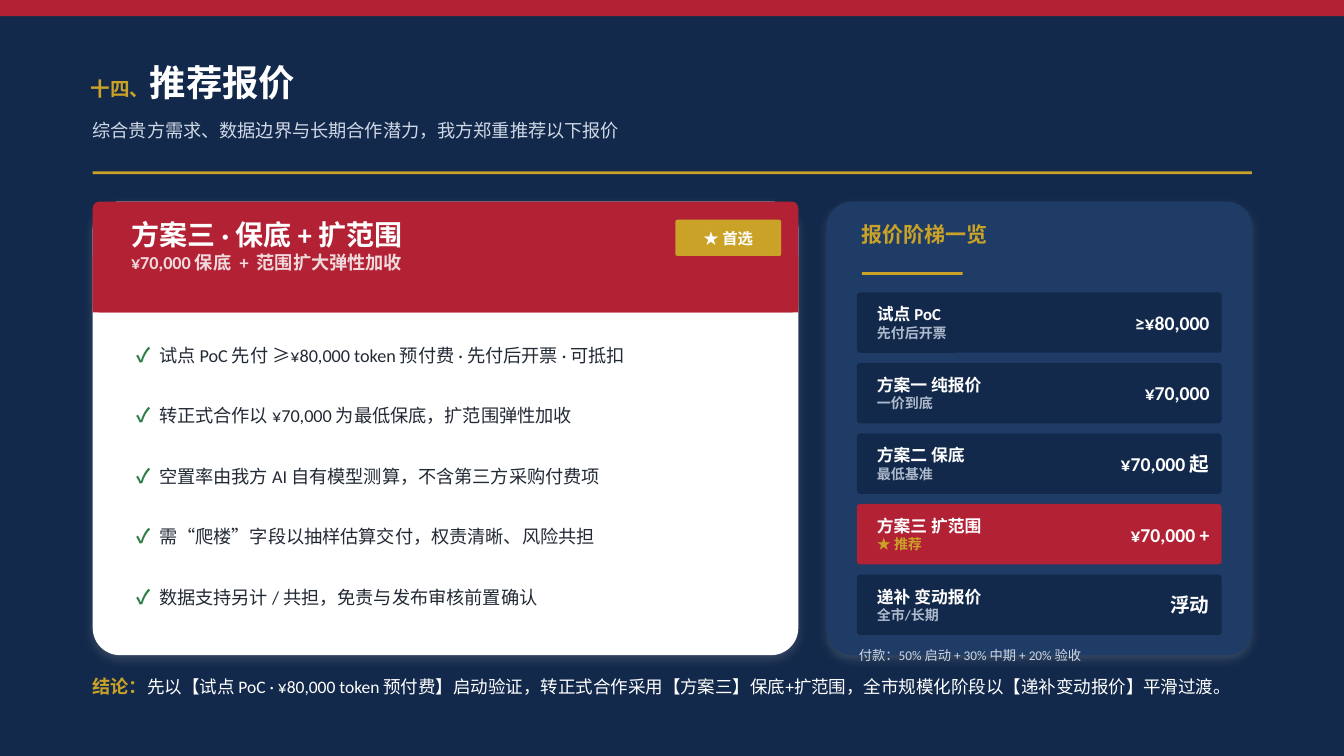
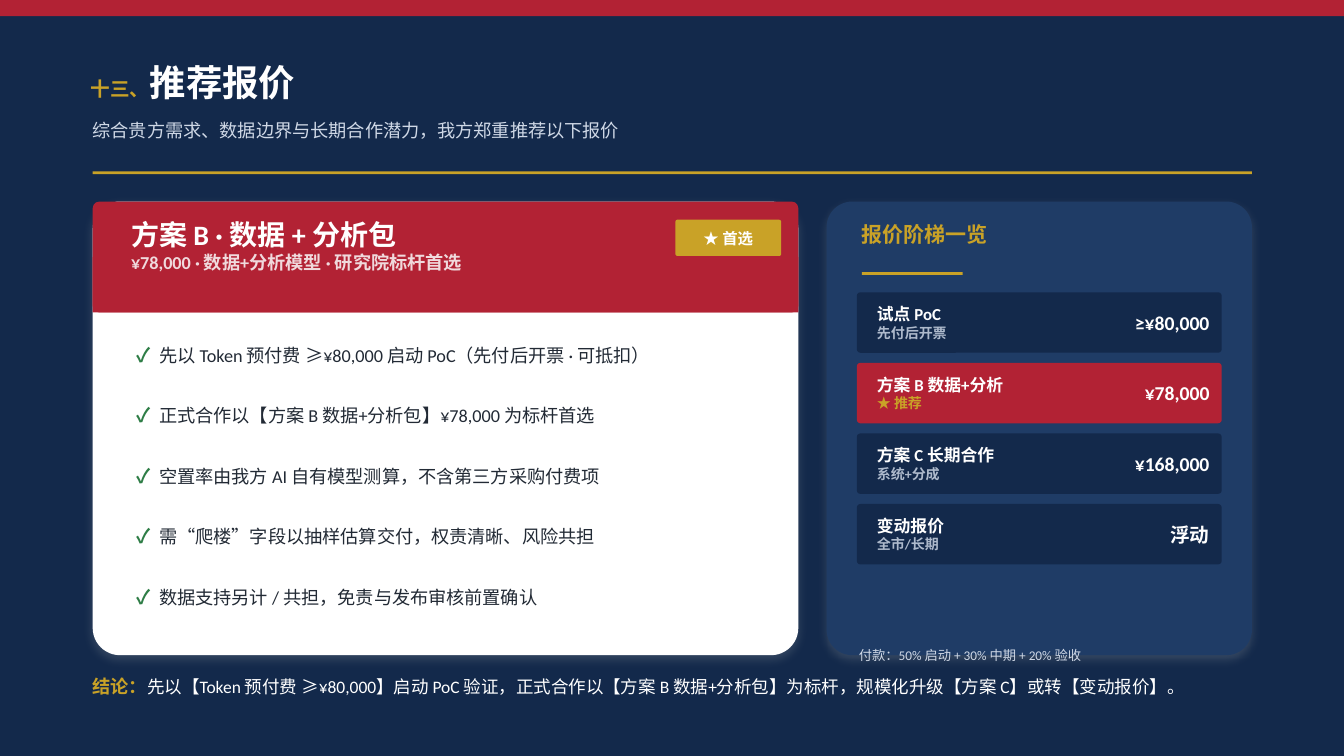
Before and after one commit to hujigang2010-maker/AIDEN, a slide deck: slide 14 of 易居研究院_复旦大学住房政策研究中心_合作方案.pptx (slide 17 before the commit). Drawn at 1344x756 pixels with LibreOffice and Linux fonts; fonts in the diff are those of the drawing. Boxes give left, top, right and bottom in pixels: in the first picture for what was removed or moved away, otherwise in the second. Text is boxed around its words. In the diff, an @@ line names an element or a change of style, - is before the commit and + after.

```diff
--- a/易居研究院_复旦大学住房政策研究中心_合作方案.pptx
+++ b/易居研究院_复旦大学住房政策研究中心_合作方案.pptx
@@ text at (x1=91, y1=65, x2=296, y2=100): text changed @@
-十四、推荐报价
+十三、推荐报价
@@ text at (x1=131, y1=221, x2=462, y2=271): text changed @@
-方案三 · 保底 + 扩范围
-¥70,000 保底 + 范围扩大弹性加收
+方案 B · 数据 + 分析包
+¥78,000 · 数据+分析模型 · 研究院标杆首选
@@ text at (x1=159, y1=346, x2=650, y2=364): text changed @@
-✓ 试点 PoC 先付 ≥¥80,000 token 预付费 · 先付后开票 · 可抵扣
+✓ 先以 Token 预付费 ≥¥80,000 启动 PoC（先付后开票 · 可抵扣）
@@ rounded rectangle at (x1=857, y1=363, x2=1222, y2=423): fill #13294B to #B22234 @@
@@ text at (x1=877, y1=376, x2=1004, y2=409): text changed @@
-方案一 纯报价
-一价到底
+方案 B 数据+分析
+★ 推荐
@@ text at (x1=1145, y1=386, x2=1210, y2=403): text changed @@
-¥70,000
+¥78,000
@@ text at (x1=159, y1=406, x2=595, y2=424): text changed @@
-✓ 转正式合作以 ¥70,000 为最低保底，扩范围弹性加收
+✓ 正式合作以【方案 B 数据+分析包】¥78,000 为标杆首选
@@ text at (x1=877, y1=446, x2=994, y2=480): text changed @@
-方案二 保底
-最低基准
+方案 C 长期合作
+系统+分成
@@ text at (x1=1135, y1=457, x2=1210, y2=474): text changed @@
-¥70,000 起
+¥168,000
@@ rounded rectangle at (x1=857, y1=504, x2=1222, y2=565): fill #B22234 to #13294B @@
@@ text "浮动" moved from (x1=1170, y1=595, x2=1209, y2=614) to (x1=1170, y1=525, x2=1209, y2=544) @@
@@ text at (x1=877, y1=517, x2=944, y2=550): text changed; size 12 to 10 pt; text colour #FFFFFF to #AEBACC @@
-方案三 扩范围
-★ 推荐
+变动报价
+全市/长期
@@ text removed at (x1=1131, y1=529, x2=1196, y2=545) @@
-¥70,000 +
@@ rounded rectangle removed at (x1=857, y1=575, x2=1222, y2=635) @@
@@ text removed at (x1=877, y1=588, x2=981, y2=621) @@
-递补 变动报价
-全市/长期
@@ text at (x1=93, y1=677, x2=1184, y2=695): text changed @@
-结论：先以【试点 PoC · ¥80,000 token 预付费】启动验证，转正式合作采用【方案三】保底+扩范围，全市规模化阶段以【递补变动报价】平滑过渡。
+结论：先以【Token 预付费 ≥¥80,000】启动 PoC 验证，正式合作以【方案 B 数据+分析包】为标杆，规模化升级【方案 C】或转【变动报价】。
```
Also in this commit, not shown: 5 other slides changed, 1 slide added, 4 slides removed, 1 other file.
